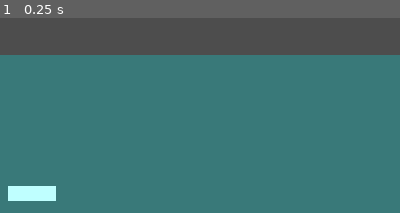
Above: before the commit, frame 1.
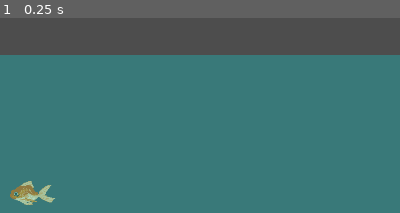
Above: after the commit, the same moment.

Repository: RajwolChapagain/Fishing-Mini-Game
Game: Godot game, scene res://main.tscn
Same seed, same stepped clock (60 frames per second), same inputs: the game is played once before the commit and once after it. The engine's default icon, where the game draws it, is replaced by a stand-in: a white triangle on a blue panel in a dark square.
Inputs:
- Up to frame 1 (0.25 s): no input
The pictures show only the part of the screen within x 19-69%, y 19-69%; the shares and areas given below are measured in that part.

The runs differ from the first frame. In frame 1, 1.1% of the frame differs, in the area x 2-14%, y 83-96%.

Commit message:
Make spawner scene

Diff:
--- /dev/null
+++ b/Spawner.gd
@@ -0,0 +1,4 @@
+extends Timer
+
+@export var fishes : Array[PackedScene] ##Contains small and medium fish
+@export var big_fish_scene : PackedScene
--- a/fish.tscn
+++ b/fish.tscn
@@ -1,7 +1,7 @@
 [gd_scene load_steps=5 format=3 uid="uid://bvawk2vpl1hjl"]
 
-[ext_resource type="Texture2D" uid="uid://blq4ilfeo8h10" path="res://fish.svg" id="1_6yim1"]
 [ext_resource type="Script" path="res://fish.gd" id="1_grt64"]
+[ext_resource type="Texture2D" uid="uid://bcp43dkirynbp" path="res://goldfish_L1.png" id="2_ge7u8"]
 
 [sub_resource type="RectangleShape2D" id="RectangleShape2D_o181e"]
 size = Vector2(116, 36)
@@ -13,7 +13,7 @@
 script = ExtResource("1_grt64")
 
 [node name="Sprite2D" type="Sprite2D" parent="."]
-texture = ExtResource("1_6yim1")
+texture = ExtResource("2_ge7u8")
 
 [node name="CollisionShape2D" type="CollisionShape2D" parent="."]
 shape = SubResource("RectangleShape2D_o181e")
--- /dev/null
+++ b/spawner.tscn
@@ -0,0 +1,7 @@
+[gd_scene load_steps=2 format=3 uid="uid://cbcq0n8bkwkaw"]
+
+[ext_resource type="Script" path="res://Spawner.gd" id="1_sdhx6"]
+
+[node name="Spawner" type="Timer"]
+wait_time = 5.0
+script = ExtResource("1_sdhx6")
Binary file added: goldfish_L1.png
Not shown, added: goldfish_L1.png.import
